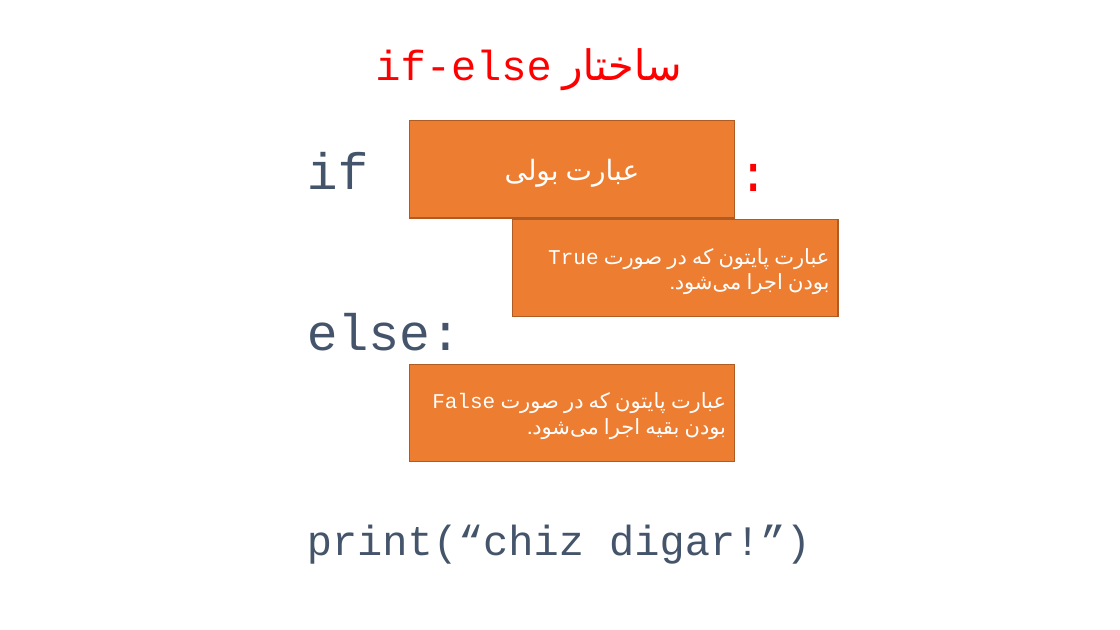
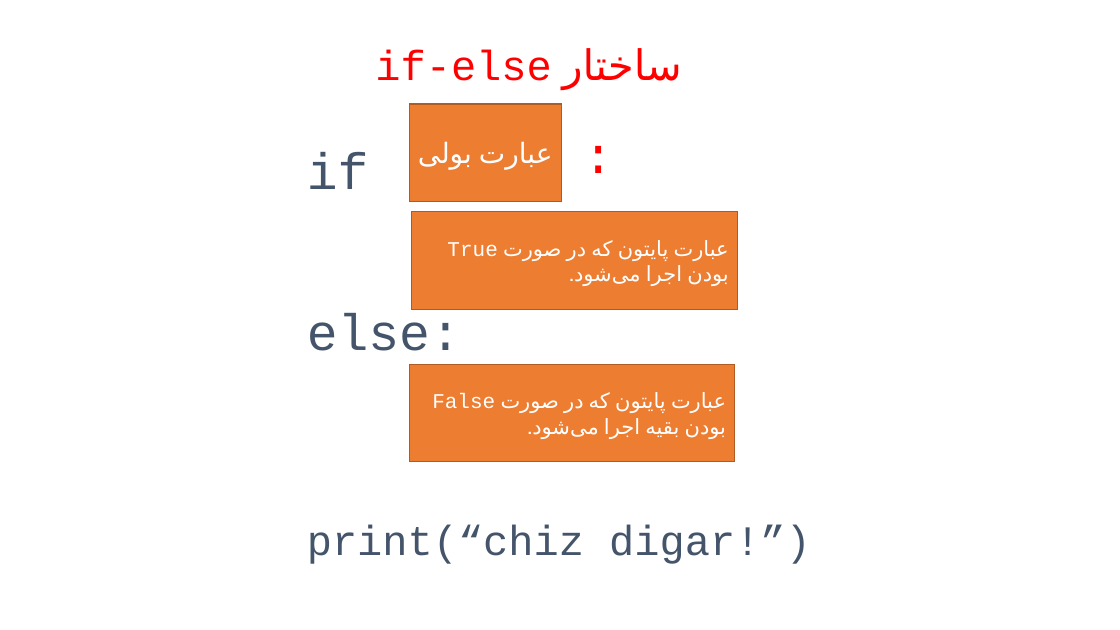
Before and after one commit to mmaleki92/python_teaching, a slide deck: slide 24 of control-flow/boolean_control_flow.pptx. Drawn at 1120x630 pixels with LibreOffice and Linux fonts; fonts in the diff are those of the drawing. Boxes give left, top, right and bottom in pixels: in the first picture for what was removed or moved away, otherwise in the second. Text is boxed around its words. In the diff, an @@ line names an element or a change of style, - is before the commit and + after.

```diff
--- a/control-flow/boolean_control_flow.pptx
+++ b/control-flow/boolean_control_flow.pptx
@@ rectangle "عبارت بولی" resized from (x1=409, y1=121, x2=734, y2=218) to (x1=409, y1=104, x2=561, y2=202) @@
@@ text ":" moved from (x1=730, y1=136, x2=778, y2=207) to (x1=575, y1=118, x2=623, y2=188) @@
@@ rectangle "عبارت پایتون که در صورت ..." moved from (x1=513, y1=219, x2=838, y2=317) to (x1=412, y1=212, x2=737, y2=309) @@
```
Also in this commit, not shown: 3 other slides changed, 3 other files.
